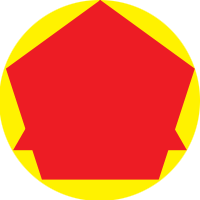
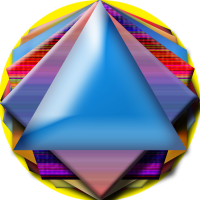
The second w=200, h=200 image is a revision of the first. Changes to its layers:
added layer "Shape 4" above "Shape 1" over [0, 1, 199, 200]
added layer "Shape 3" above "Shape 5" over [12, 0, 187, 200]
added layer "Shape 5" above "Shape 6" over [2, 0, 196, 189]
added layer "Shape 6" above "Layer 1" over [0, 0, 200, 200]
